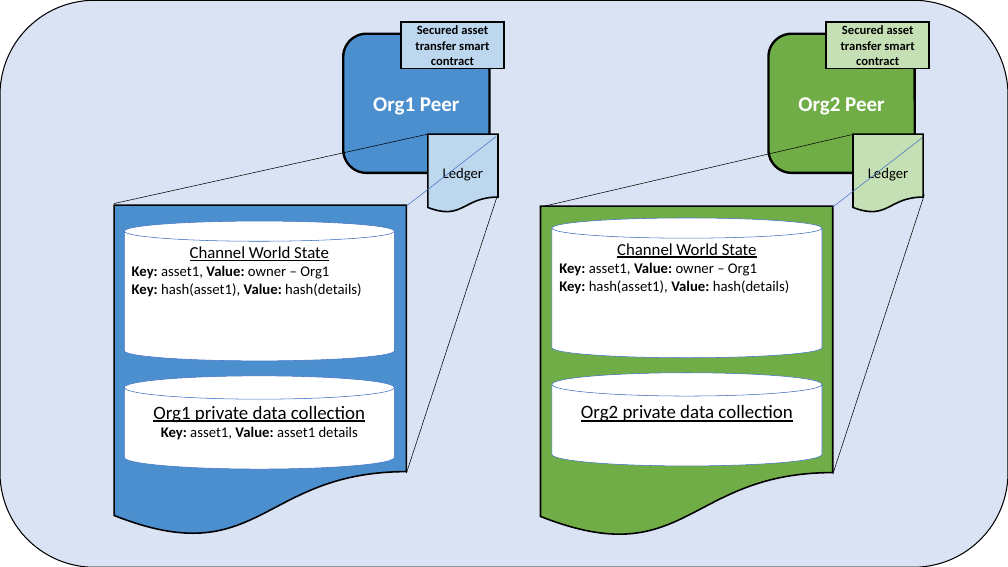
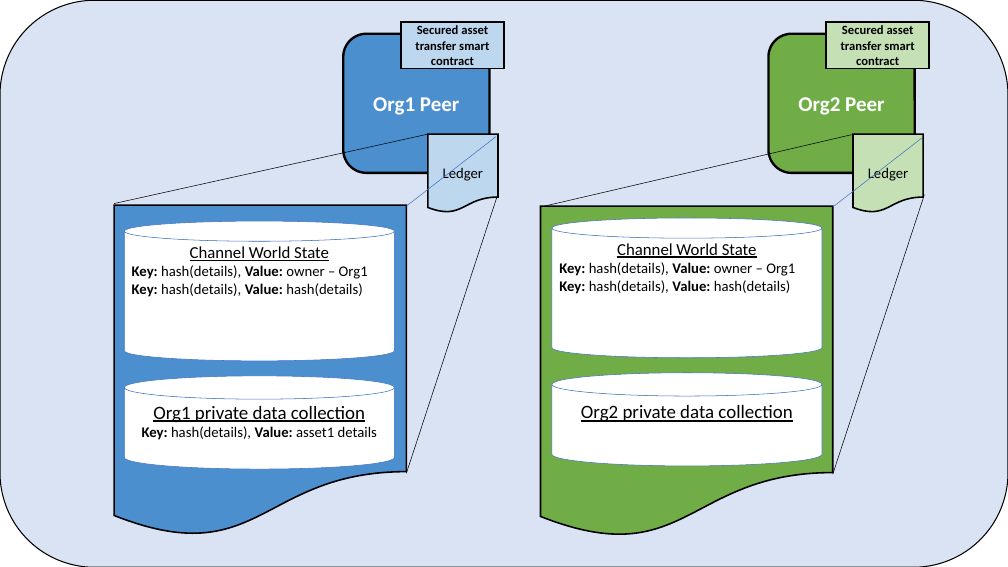
Before and after one commit to hyperledger/fabric-docs-i18n, a slide deck: slide 1 of docs/locale/en_US/source/secured_asset_transfer/transfer_assets_images.pptx. Drawn at 1008x567 pixels with LibreOffice and Linux fonts; fonts in the diff are those of the drawing. Boxes give left, top, right and bottom in pixels: in the first picture for what was removed or moved away, otherwise in the second. Text is boxed around its words. In the diff, an @@ line names an element or a change of style, - is before the commit and + after.

```diff
--- a/docs/locale/en_US/source/secured_asset_transfer/transfer_assets_images.pptx
+++ b/docs/locale/en_US/source/secured_asset_transfer/transfer_assets_images.pptx
@@ text in cylinder at [132, 265, 368, 297]: text changed @@
-Key: asset1, Value: owner – Org1
-Key: hash(asset1), Value: hash(details)
+Key: hash(details), Value: owner – Org1
+Key: hash(details), Value: hash(details)
@@ text in cylinder at [559, 262, 795, 294]: text changed @@
-Key: asset1, Value: owner – Org1
-Key: hash(asset1), Value: hash(details)
+Key: hash(details), Value: owner – Org1
+Key: hash(details), Value: hash(details)
@@ text in cylinder at [142, 426, 377, 440]: text changed @@
-Key: asset1, Value: asset1 details
+Key: hash(details), Value: asset1 details
```
Also in this commit, not shown: 2 other slides changed, 38 other files.
